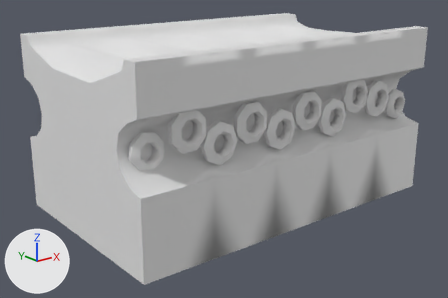
The FBX model ModelsForUE/GroupD/FM-001-ConveyerBelt-Middle.fbx, before and after one commit.
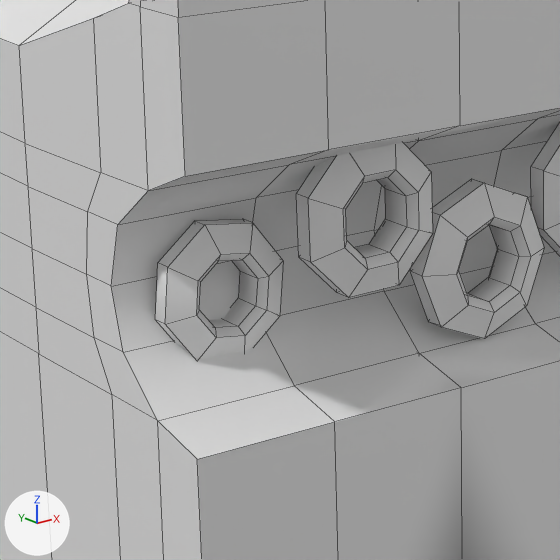
There are two pictures of each version: one whole from a 50 mm camera at (-1.27, -2.75, 1.41) aimed at (0.92, -0.01, 0.31), one close up on the part from 19% to 54% of the width and 24% to 76% of the height. Arrows for +X, +Y and +Z are at lower left; the lights stay in place. The close-ups show mesh edges as thin lines.

The first close-up shows 'FM-001-ConveyerBelt-Middle'.
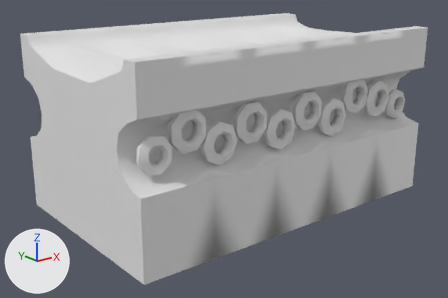
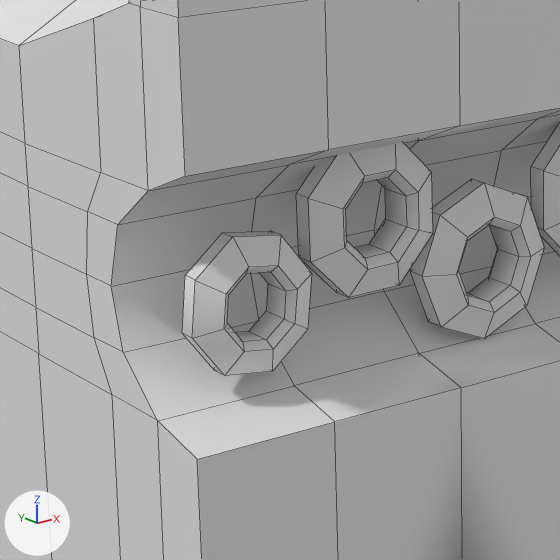
Boxes (x1, y1, x2, y2) around the edits, measured in the close-ups (560 x 560 px; the box of a moved part takes in the faces that stretch with it):
part 1 of me_cube_007, moved or reshaped: before (155, 219, 283, 359); after (182, 231, 312, 376)

Patch to the scene script:
```diff
--- a/ModelsForUE/GroupD/FM-001-ConveyerBelt-Middle.fbx.py
+++ b/ModelsForUE/GroupD/FM-001-ConveyerBelt-Middle.fbx.py
@@ me_cube_007 @@
 me_cube_007.from_pydata(...)  # 1560 vertices, 1624 faces; spans x -0.01..1.99, y -0.6..0.6, z 0.0..1.0
 # used by ob_fm_001_conveyerbelt_middle; location = (0.0, 0.0, 0.0)
+# me_cube_007 part 1: the loose piece of 48 vertices spanning x 0.04..0.22, y -0.47..-0.41, z 0.47..0.65 is moved by (0.0, -0.06, 0.0)
```
